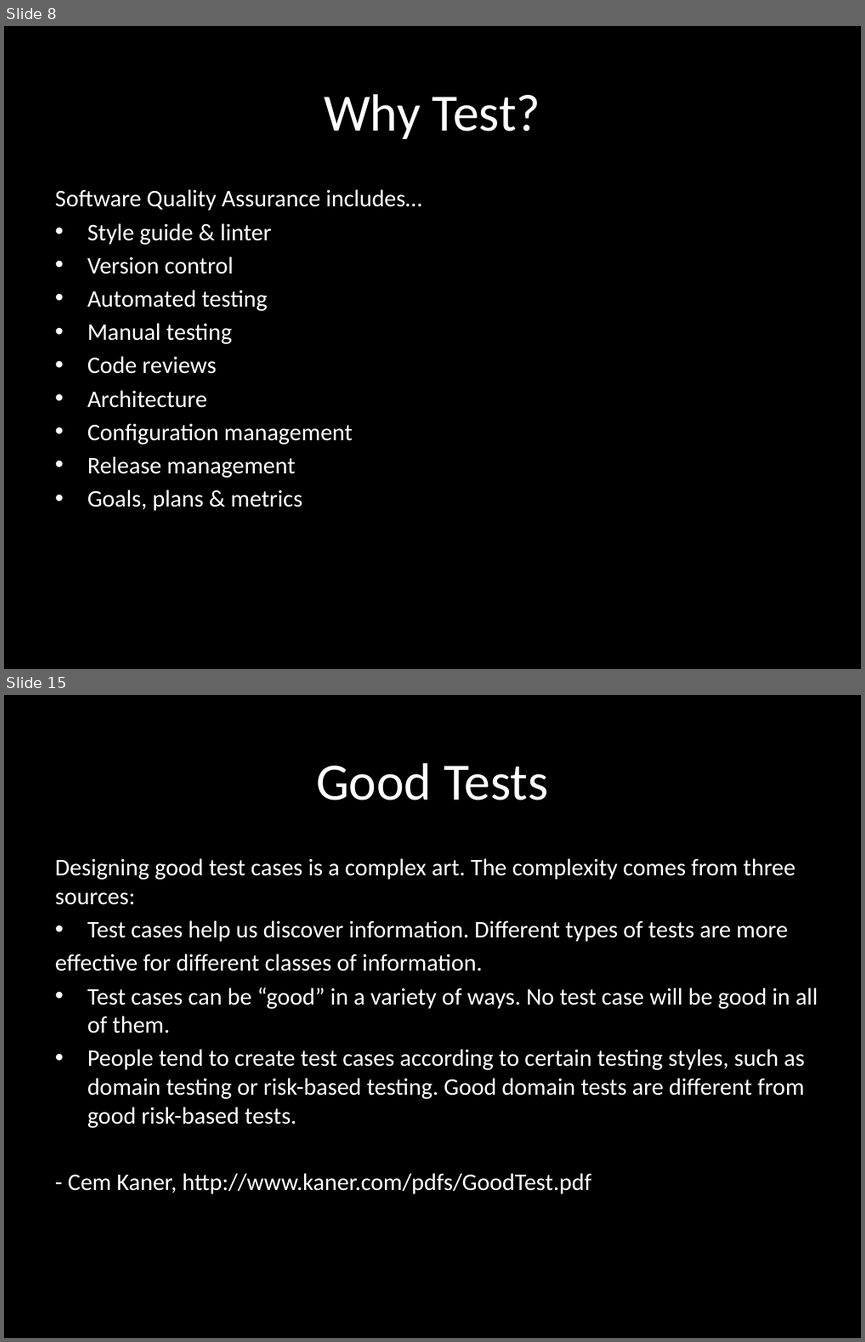
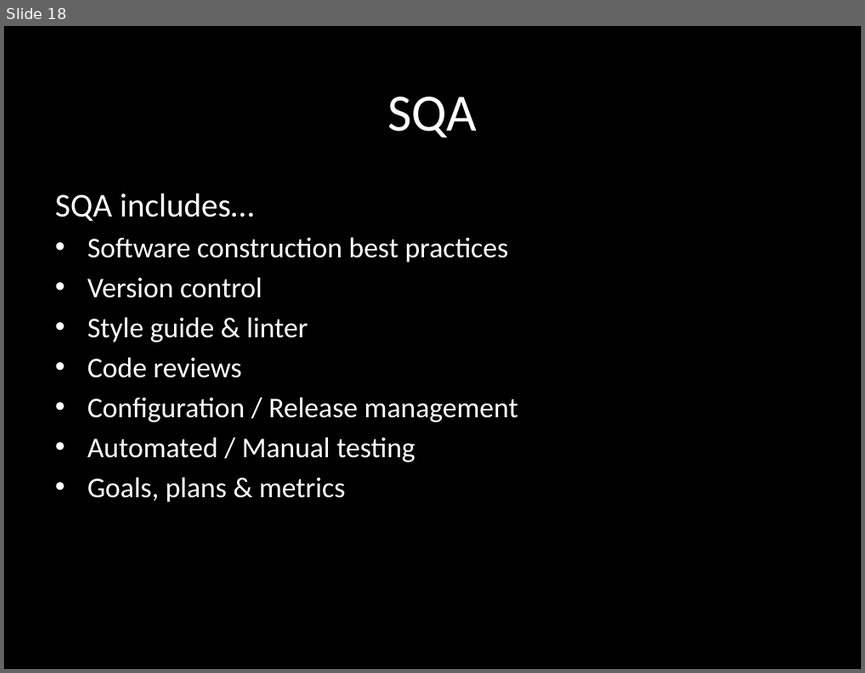
Before and after one commit to eliasjames/training-sqa, a slide deck: slides/TDD Day 1.pptx. Shown one above the other, each under a label of ours: slides 8 and 15 before the commit, slide 18 after it; the slides between them are not shown. The pictures are 865x1342 and 865x673 pixels, drawn with LibreOffice and Linux fonts; fonts in the diff are those of the drawing. Boxes give left, top, right and bottom in pixels: in the first picture for what was removed or moved away, otherwise in the second. Text is boxed around its words. In the diff, an @@ line names an element or a change of style, - is before the commit and + after.

```diff
--- a/slides/TDD Day 1.pptx
+++ b/slides/TDD Day 1.pptx
@@ slide 15 removed at bbox=[4, 695, 861, 1338], background #000000 @@
@@ title removed at bbox=[316, 763, 548, 800] @@
-Good Tests
@@ subtitle removed at bbox=[55, 858, 817, 1194] @@
-Designing good test cases is a complex art. The complexity comes from three sources:
-• Test cases help us discover information. Different types of tests are more
-effective for different classes of information.
-• Test cases can be “good” in a variety of ways. No test case will be good in all of them.
-• People tend to create test cases according to certain testing styles, such as domain testing or risk-based testing. Good domain tests are different from good risk-based tests.
-- Cem Kaner, http://www.kaner.com/pdfs/GoodTest.pdf
@@ what was slide 8 is now slide 18 @@
@@ slide 18 changed as well @@
@@ title at bbox=[387, 97, 477, 137]: text changed @@
-Why Test?
+SQA
@@ subtitle at bbox=[55, 193, 509, 298]: text changed; size 20 to 24 pt @@
-Software Quality Assurance includes…
+SQA includes…
+• Software construction best practices
+• Version control
@@ subtitle at bbox=[87, 256, 268, 344]: paragraphs removed @@
-• Version control
-• Automated testing
-• Manual testing
@@ subtitle at bbox=[87, 317, 345, 502]: size 20 to 24 pt in "Style guide & linter", "Code reviews", "Goals, plans & metrics" @@
@@ subtitle at bbox=[87, 397, 518, 462]: text changed; size 20 to 24 pt @@
-• Architecture
-• Configuration management
-• Release management
+• Configuration / Release management
+• Automated / Manual testing
```
Also in this commit, not shown: 6 other slides changed, 21 slides added, 16 other slides removed.
